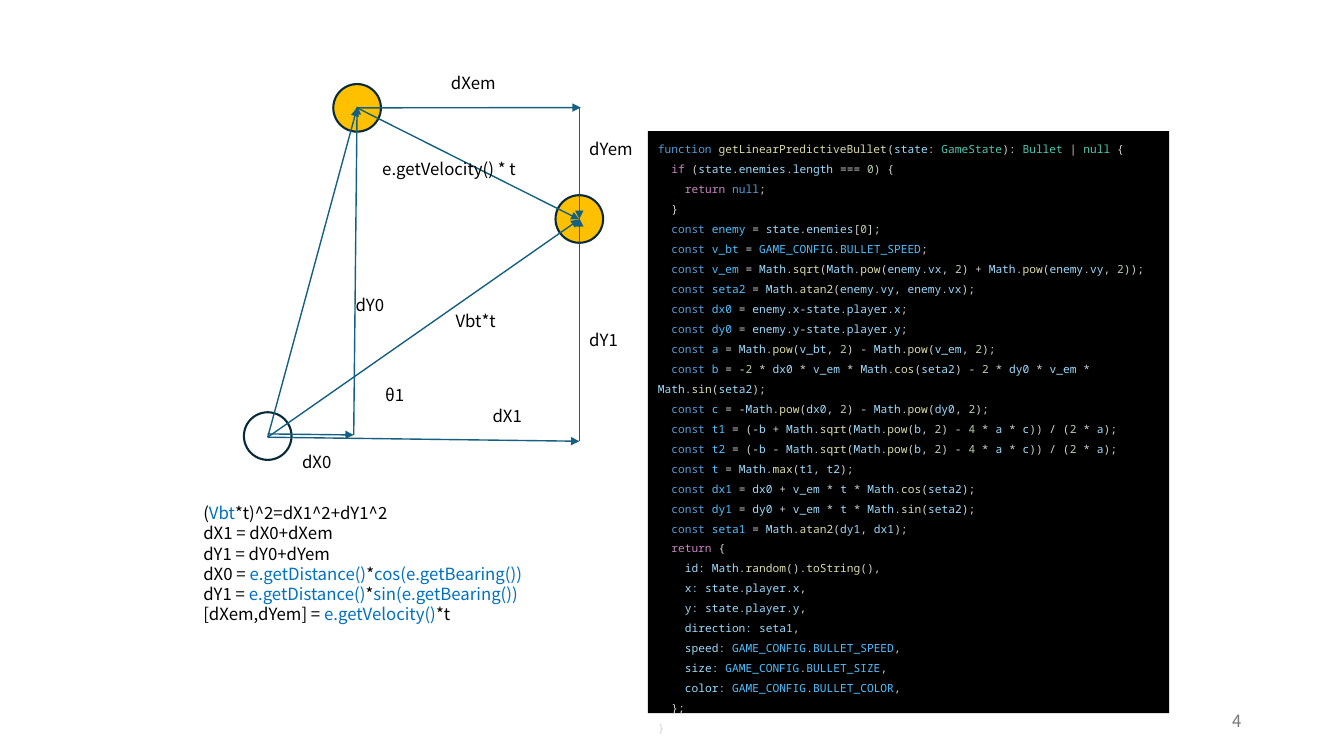
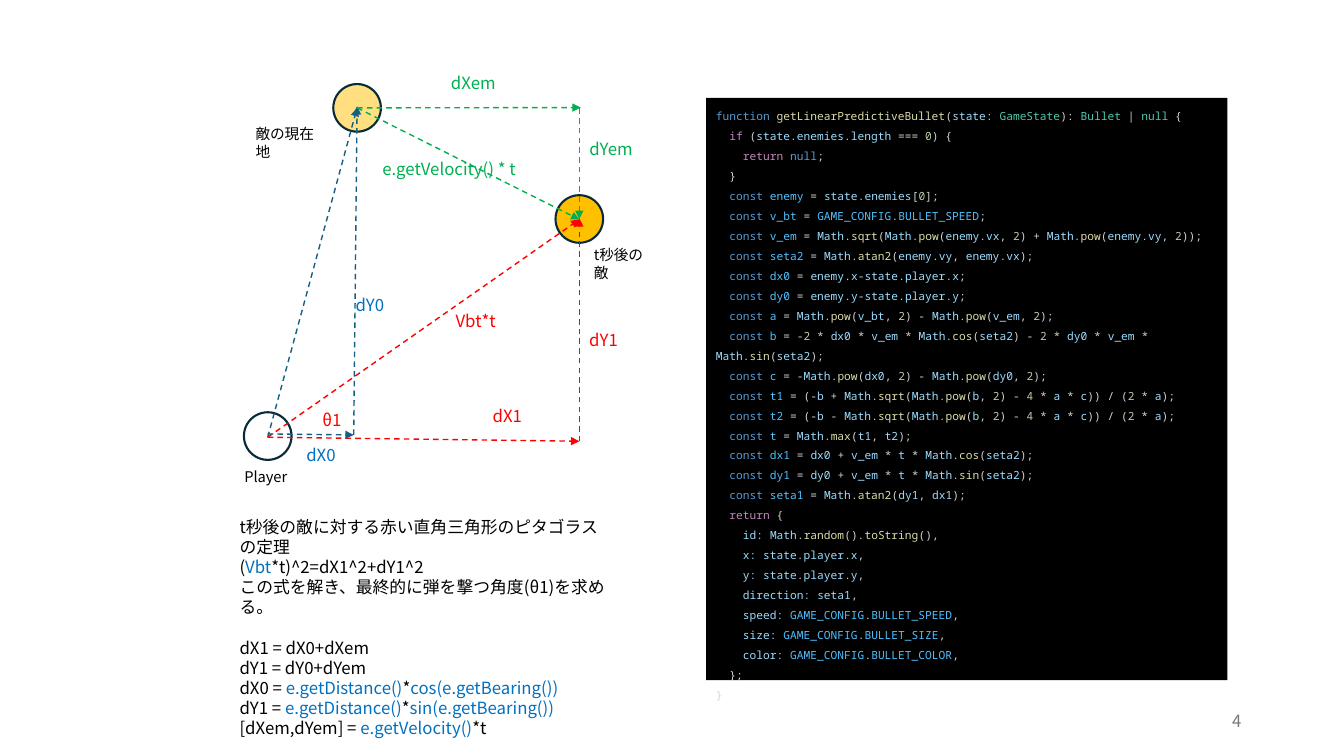
Before and after one commit to toyohisa2nakada/sniper-app, a slide deck: slide 4 of docs/architecture.pptx. Drawn at 1344x756 pixels with LibreOffice and Linux fonts; fonts in the diff are those of the drawing. Boxes give left, top, right and bottom in pixels: in the first picture for what was removed or moved away, otherwise in the second. Text is boxed around its words. In the diff, an @@ line names an element or a change of style, - is before the commit and + after.

Commit message:
docの修正

```diff
--- a/docs/architecture.pptx
+++ b/docs/architecture.pptx
@@ ellipse at [334, 84, 381, 131]: fill #FFC000 to #FFC000 at 50% opacity @@
@@ arrow (268, 438) - (357, 108): stroke #156082 1 pt to #156082 1 pt dashed @@
@@ arrow (354, 436) - (357, 106): stroke #156082 1 pt to #156082 1 pt dashed @@
@@ arrow (357, 108) - (580, 220): stroke #156082 1 pt to #00B050 1 pt dashed @@
@@ arrow (357, 108) - (581, 108): stroke #156082 1 pt to #00B050 1 pt dashed @@
@@ arrow (580, 109) - (580, 219): stroke #156082 1 pt to #00B050 1 pt dashed @@
@@ rectangle "function getLinearPredictiveBullet(state: GameState): Bullet ...": place and size @@
-rectangle "function getLinearPredictiveBullet(state: GameState): Bullet ..." at [648, 131, 1170, 713]
+rectangle "function getLinearPredictiveBullet(state: GameState): Bullet ..." at [706, 98, 1227, 680]
@@ text added at [256, 126, 314, 158], 10.5 pt, text #000000 @@
+敵の現在地
@@ text colour #000000 to #00B050 in 3 elements at [589, 141, 632, 155], [451, 75, 496, 89], [382, 158, 515, 180] @@
@@ arrow (268, 438) - (580, 220): stroke #156082 1 pt to #FF0000 1 pt dashed @@
@@ arrow (580, 442) - (580, 219): stroke #156082 1 pt to #FF0000 1 pt dashed @@
@@ text added at [584, 241, 666, 269], 10.5 pt, text #000000 @@
+t秒後の敵
@@ text "dY0" at [356, 297, 385, 311]: text colour #000000 to #0070C0 @@
@@ text colour #000000 to #FF0000 in 4 elements at [589, 332, 618, 347], [493, 408, 522, 422], [456, 313, 496, 328], [322, 412, 341, 426] @@
@@ text "θ1": place and size @@
-text "θ1" at [385, 387, 404, 401]
+text "θ1" at [322, 412, 341, 426]
@@ arrow (268, 438) - (580, 442): stroke #156082 1 pt to #FF0000 1 pt dashed @@
@@ arrow (268, 435) - (354, 436): stroke #156082 1 pt to #156082 1 pt dashed @@
@@ text "dX0" at [306, 447, 335, 461]: text colour #000000 to #0070C0 @@
@@ text "dX0": place and size @@
-text "dX0" at [302, 454, 331, 469]
+text "dX0" at [306, 447, 335, 461]
@@ text added at [244, 470, 287, 486], 10.5 pt, text #000000 @@
+Player
@@ text at [240, 559, 605, 739]: paragraph added @@
+t秒後の敵に対する赤い直角三角形のピタゴラスの定理
@@ text "t秒後の敵に対する赤い直角三角形のピタゴラスの定理": place and size @@
-text "t秒後の敵に対する赤い直角三角形のピタゴラスの定理" at [203, 505, 522, 625]
+text "t秒後の敵に対する赤い直角三角形のピタゴラスの定理" at [240, 559, 605, 739]
@@ text at [240, 579, 605, 614]: paragraph added @@
+この式を解き、最終的に弾を撃つ角度(θ1)を求める。
```
